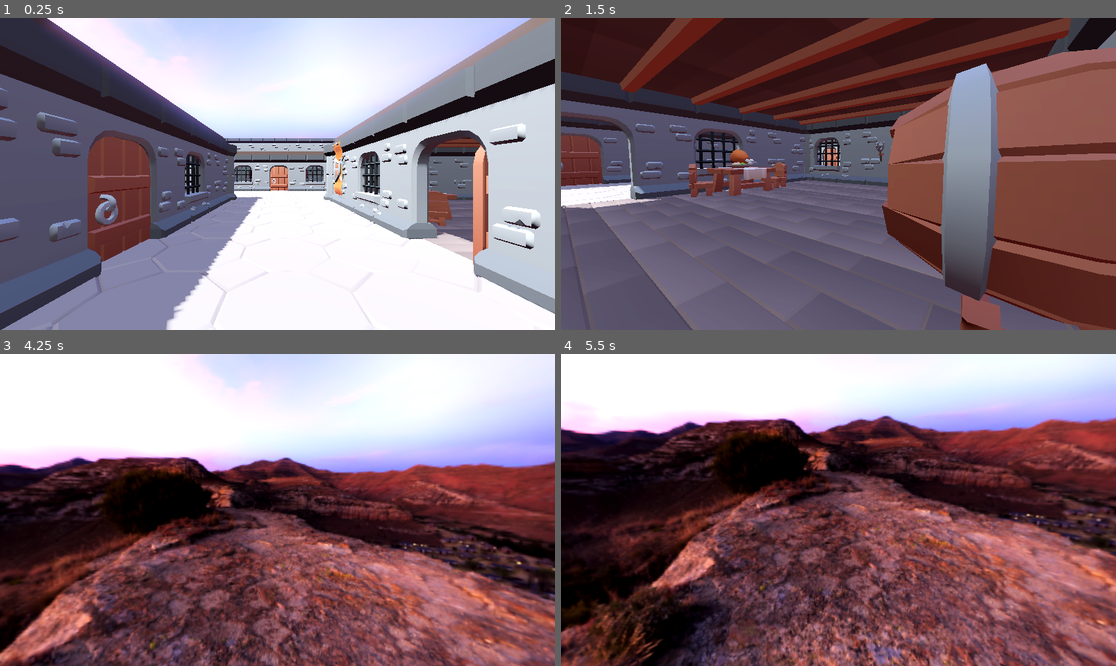
Above: before the commit, frames 1-4 (two rows, left to right).
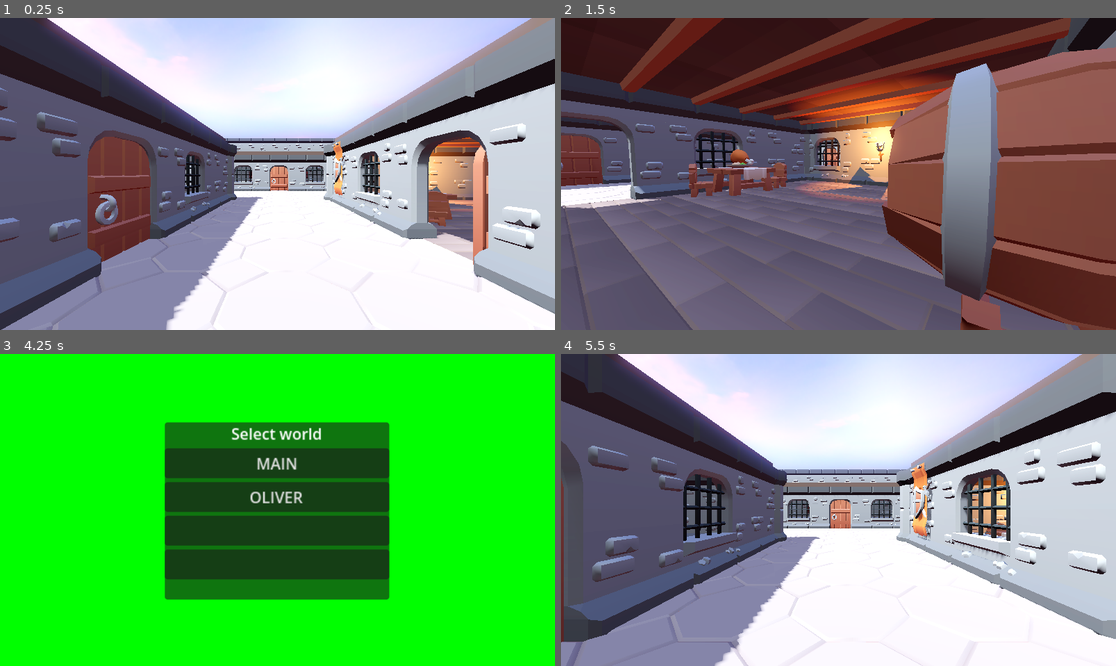
Above: after the commit, the same moments.

Repository: gingeapple182/COMP3013-
Game: Godot game, scene res://main.tscn
The game is run twice, just before and just after one commit, with the same random seed, the same clock (stepped at 60 frames per second) and the same inputs.
Inputs (mouse positions are in pixels of both pictures, inside the frame that each line leads up to):
- Up to frame 1 (0.25 s): no input
- Up to frame 2 (1.5 s): tap Enter (ui_accept) at 0.5, 0.77 s; move the mouse to (960, 158) at 0.52 s; hold Right (ui_right) 0.53-1.28 s; tap ` (freefly) at 0.6 s; click (960, 158) at 0.67 s; move the mouse to (810, 174) at 1.27 s; hold Up (ui_up) from 1.28 s (still down); tap Shift (sprint) at 1.35 s; click (810, 174) at 1.42 s
- Up to frame 3 (4.25 s): keep holding Up (ui_up); tap Enter (ui_accept) at 1.52, 3.02, 3.77 s; move the mouse to (288, 503) at 2.02 s; tap ` (freefly) at 2.1, 3.6 s; click (288, 503) at 2.17 s; move the mouse to (271, 516) at 2.77 s; tap Shift (sprint) at 2.85 s; click (271, 516) at 2.92 s; move the mouse to (316, 513) at 3.52 s; click (316, 513) at 3.67 s; tap Escape (pause, bound only after the commit) at 4.15 s
- Up to frame 4 (5.5 s): release Up (ui_up) at 4.25 s; click (838, 463) at 4.25 s, where only the run after the commit has a clickable "MAIN"; tap Enter (ui_accept) at 5, 5.27 s; move the mouse to (794, 506) at 5.02 s; hold Up (ui_up) from 5.03 s (still down); tap Shift (sprint) at 5.1 s; click (794, 506) at 5.17 s

The runs differ from the first frame. In frame 1, 1.4% of the frame differs, in the area x 66-87%, y 38-63%; in frame 2, 4.9%; in frame 3, 100%, in the area x 0-100%, y 0-100%; in frame 4, 93%.

Commit message:
Separated out work areas
Separated out work areas for us each to have a play and learn godot with

Diff:
--- /dev/null
+++ b/comp3013/main.gd
@@ -0,0 +1,26 @@
+extends Node3D
+
+@onready var menu: Control = $Menu
+
+var is_paused := false
+
+# Called when the node enters the scene tree for the first time.
+func _ready() -> void:
+	pass # Replace with function body.
+
+
+# Called every frame. 'delta' is the elapsed time since the previous frame.
+func _process(delta: float) -> void:
+	pass
+
+
+func _input(event):
+	if event.is_action_pressed("pause"):
+		Input.set_mouse_mode(Input.MOUSE_MODE_VISIBLE)
+		toggle_pause()
+
+
+func toggle_pause():
+	is_paused = not is_paused
+	get_tree().paused = is_paused
+	menu.visible = is_paused
--- a/comp3013/main.tscn
+++ b/comp3013/main.tscn
@@ -1,9 +1,11 @@
-[gd_scene load_steps=21 format=3 uid="uid://d0yu1muinaqv"]
+[gd_scene load_steps=23 format=3 uid="uid://d0yu1muinaqv"]
 
 [ext_resource type="Texture2D" uid="uid://c0kr30se3dmnv" path="res://addons/kiara_1_dawn_1k.exr" id="1_ekdjy"]
+[ext_resource type="Script" path="res://main.gd" id="1_ji0gb"]
 [ext_resource type="PackedScene" uid="uid://bs72ogkvdd7d6" path="res://addons/proto_controller/proto_controller.tscn" id="1_mhrui"]
 [ext_resource type="PackedScene" uid="uid://cycax6rkxeo3a" path="res://scenes/building/floor_stone.tscn" id="2_nhw8r"]
 [ext_resource type="PackedScene" uid="uid://isexncjk8vms" path="res://scenes/building/wall.tscn" id="3_7b5qo"]
+[ext_resource type="PackedScene" uid="uid://w5xbieyc4bup" path="res://ui/menu.tscn" id="4_a1ycj"]
 [ext_resource type="PackedScene" uid="uid://dxhhpff888pf5" path="res://scenes/building/pillar.tscn" id="5_b6ikv"]
 [ext_resource type="PackedScene" uid="uid://dmk7n17cjs70s" path="res://scenes/props/chair.tscn" id="9_85ikr"]
 [ext_resource type="PackedScene" uid="uid://dlfno8gvrpwdh" path="res://scenes/props/torch_mounted.tscn" id="10_5g5uq"]
@@ -31,6 +33,7 @@
 glow_enabled = true
 
 [node name="Main" type="Node3D"]
+script = ExtResource("1_ji0gb")
 
 [node name="WorldEnvironment" type="WorldEnvironment" parent="."]
 environment = SubResource("Environment_5j5gy")
@@ -43,6 +46,9 @@
 transform = Transform3D(1, 0, 0, 0, 1, 0, 0, 0, 1, 1.80559, 0.5, 4.89312)
 can_freefly = true
 
+[node name="Menu" parent="." instance=ExtResource("4_a1ycj")]
+visible = false
+
 [node name="Floor" type="Node3D" parent="."]
 
 [node name="Walkway" type="Node3D" parent="Floor"]
--- a/comp3013/project.godot
+++ b/comp3013/project.godot
@@ -56,3 +56,8 @@
 "events": [Object(InputEventKey,"resource_local_to_scene":false,"resource_name":"","device":-1,"window_id":0,"alt_press …(191 unchanged characters)…
 ]
 }
+pause={
+"deadzone": 0.5,
+"events": [Object(InputEventKey,"resource_local_to_scene":false,"resource_name":"","device":-1,"window_id":0,"alt_pressed":false,"shift_pressed":false,"ctrl_pressed":false,"meta_pressed":false,"pressed":false,"keycode":0,"physical_keycode":4194305,"key_label":0,"unicode":0,"location":0,"echo":false,"script":null)
+]
+}
--- /dev/null
+++ b/comp3013/scenes/levels/oliver_test.gd
@@ -0,0 +1,26 @@
+extends Node3D
+
+@onready var menu: Control = $Menu
+
+var is_paused := false
+
+# Called when the node enters the scene tree for the first time.
+func _ready() -> void:
+	pass # Replace with function body.
+
+
+# Called every frame. 'delta' is the elapsed time since the previous frame.
+func _process(delta: float) -> void:
+	pass
+
+
+func _input(event):
+	if event.is_action_pressed("pause"):
+		Input.set_mouse_mode(Input.MOUSE_MODE_VISIBLE)
+		toggle_pause()
+
+
+func toggle_pause():
+	is_paused = not is_paused
+	get_tree().paused = is_paused
+	menu.visible = is_paused
--- /dev/null
+++ b/comp3013/scenes/levels/oliver_test.tscn
@@ -0,0 +1,13 @@
+[gd_scene load_steps=4 format=3 uid="uid://dp5laodt0qj4x"]
+
+[ext_resource type="Script" path="res://scenes/levels/oliver_test.gd" id="1_dl1ir"]
+[ext_resource type="PackedScene" uid="uid://w5xbieyc4bup" path="res://ui/menu.tscn" id="2_ymiqa"]
+[ext_resource type="PackedScene" uid="uid://bs72ogkvdd7d6" path="res://addons/proto_controller/proto_controller.tscn" id="3_agku4"]
+
+[node name="oliver_test" type="Node3D"]
+script = ExtResource("1_dl1ir")
+
+[node name="Menu" parent="." instance=ExtResource("2_ymiqa")]
+visible = false
+
+[node name="ProtoController" parent="." instance=ExtResource("3_agku4")]
--- a/comp3013/scenes/props/torch_mounted.tscn
+++ b/comp3013/scenes/props/torch_mounted.tscn
@@ -11,3 +11,14 @@
 shape = SubResource("BoxShape3D_coxj2")
 
 [node name="torch_mounted2" parent="." instance=ExtResource("1_ixr0i")]
+
+[node name="OmniLight3D" type="OmniLight3D" parent="."]
+transform = Transform3D(1, 0, 0, 0, 1, 0, 0, 0, 1, 0, 0.653392, 0.467535)
+light_color = Color(0.921569, 0.415686, 0.0980392, 1)
+light_energy = 8.158
+light_indirect_energy = 0.461
+light_volumetric_fog_energy = 0.83
+light_size = 0.465
+shadow_enabled = true
+shadow_bias = 1.755
+distance_fade_enabled = true
--- /dev/null
+++ b/comp3013/ui/menu.gd
@@ -0,0 +1,16 @@
+extends Control
+
+
+func _on_button_pressed() -> void:
+	get_tree().paused = false
+	get_tree().change_scene_to_file("res://main.tscn")
+
+func _on_button_2_pressed() -> void:
+	get_tree().paused = false
+	get_tree().change_scene_to_file("res://scenes/levels/oliver_test.tscn")
+
+func _on_button_3_pressed() -> void:
+	pass # Replace with function body.
+
+func _on_button_4_pressed() -> void:
+	pass # Replace with function body.
--- /dev/null
+++ b/comp3013/ui/menu.tscn
@@ -0,0 +1,70 @@
+[gd_scene load_steps=2 format=3 uid="uid://w5xbieyc4bup"]
+
+[ext_resource type="Script" path="res://ui/menu.gd" id="1_hkmy2"]
+
+[node name="Menu" type="Control"]
+process_mode = 3
+layout_mode = 3
+anchors_preset = 15
+anchor_right = 1.0
+anchor_bottom = 1.0
+grow_horizontal = 2
+grow_vertical = 2
+script = ExtResource("1_hkmy2")
+
+[node name="ColorRect" type="ColorRect" parent="."]
+layout_mode = 1
+anchors_preset = 15
+anchor_right = 1.0
+anchor_bottom = 1.0
+grow_horizontal = 2
+grow_vertical = 2
+color = Color(0, 1, 0, 1)
+
+[node name="PanelContainer" type="PanelContainer" parent="."]
+layout_mode = 1
+anchors_preset = 8
+anchor_left = 0.5
+anchor_top = 0.5
+anchor_right = 0.5
+anchor_bottom = 0.5
+offset_left = -234.0
+offset_top = -182.0
+offset_right = -1.0
+offset_bottom = 2.0
+grow_horizontal = 2
+grow_vertical = 2
+scale = Vector2(2, 2)
+
+[node name="VBoxContainer" type="VBoxContainer" parent="PanelContainer"]
+layout_mode = 2
+
+[node name="Label" type="Label" parent="PanelContainer/VBoxContainer"]
+layout_mode = 2
+text = "Select world
+"
+horizontal_alignment = 1
+
+[node name="Button" type="Button" parent="PanelContainer/VBoxContainer"]
+layout_mode = 2
+text = "MAIN
+"
+
+[node name="Button2" type="Button" parent="PanelContainer/VBoxContainer"]
+layout_mode = 2
+text = "OLIVER"
+
+[node name="Button3" type="Button" parent="PanelContainer/VBoxContainer"]
+layout_mode = 2
+text = "
+"
+
+[node name="Button4" type="Button" parent="PanelContainer/VBoxContainer"]
+layout_mode = 2
+text = "
+"
+
+[connection signal="pressed" from="PanelContainer/VBoxContainer/Button" to="." method="_on_button_pressed"]
+[connection signal="pressed" from="PanelContainer/VBoxContainer/Button2" to="." method="_on_button_2_pressed"]
+[connection signal="pressed" from="PanelContainer/VBoxContainer/Button3" to="." method="_on_button_3_pressed"]
+[connection signal="pressed" from="PanelContainer/VBoxContainer/Button4" to="." method="_on_button_4_pressed"]
